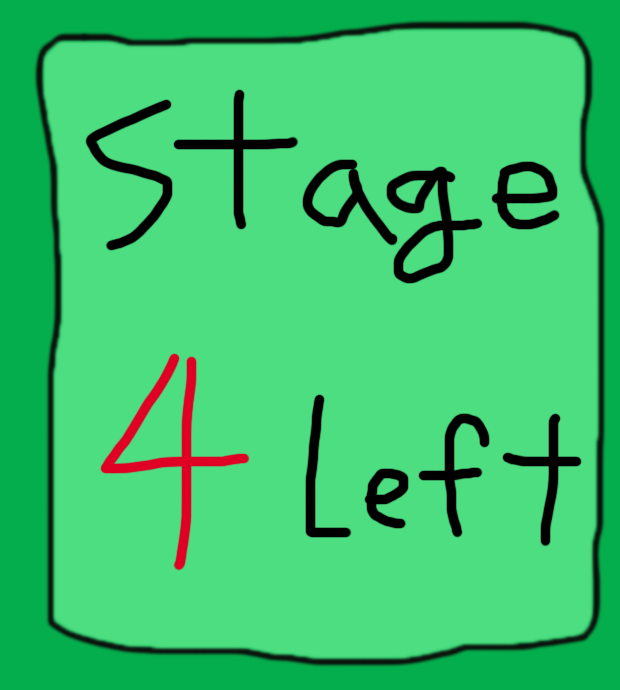
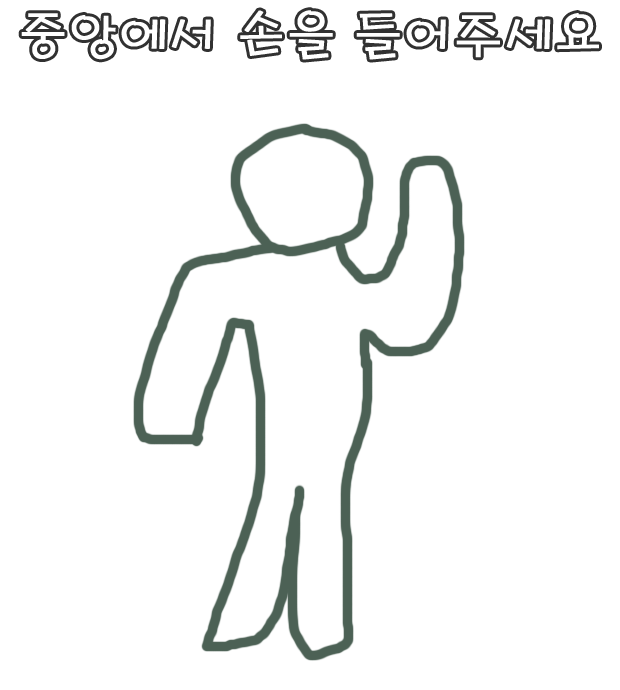
Layers edited between the first and the second 620x690 image:
added layer "중앙에서 손을 들어주세요" above "Layer 12" over <box>21,10,599,60</box>
renamed "Layer 9" to "Layer 12", showed it, painted on it over <box>132,122,466,662</box>
removed layer "Layer 6" over <box>99,352,250,571</box>
removed layer "Layer 4" over <box>85,88,582,547</box>
removed layer "Layer 5" over <box>40,26,602,662</box>
removed layer "Layer 2" over <box>0,0,620,690</box>
removed layer "Layer 1" over <box>38,55,587,642</box>
